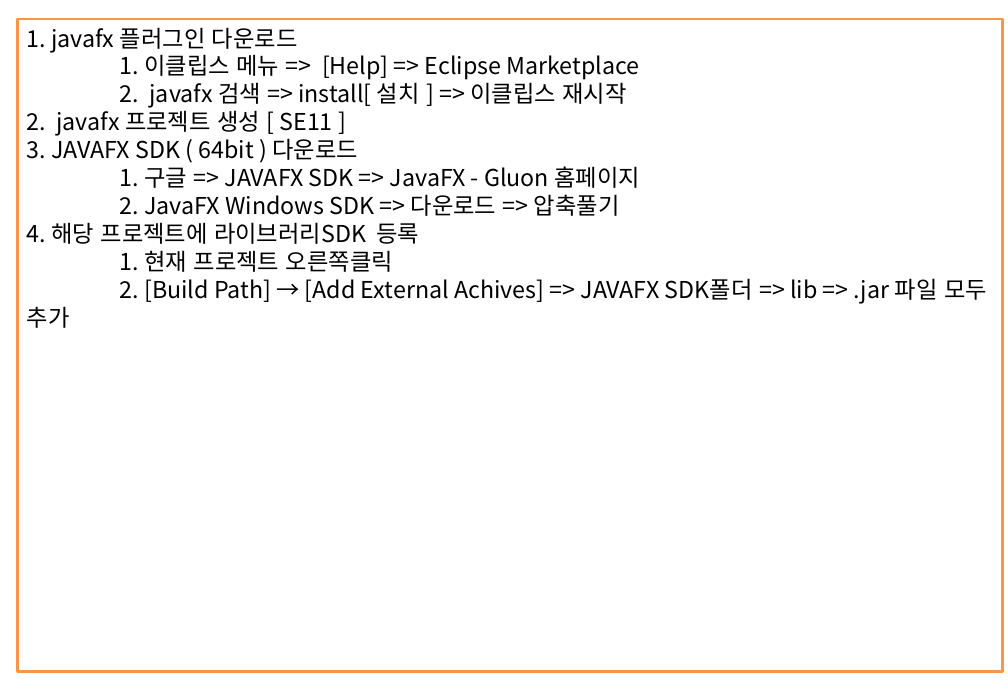
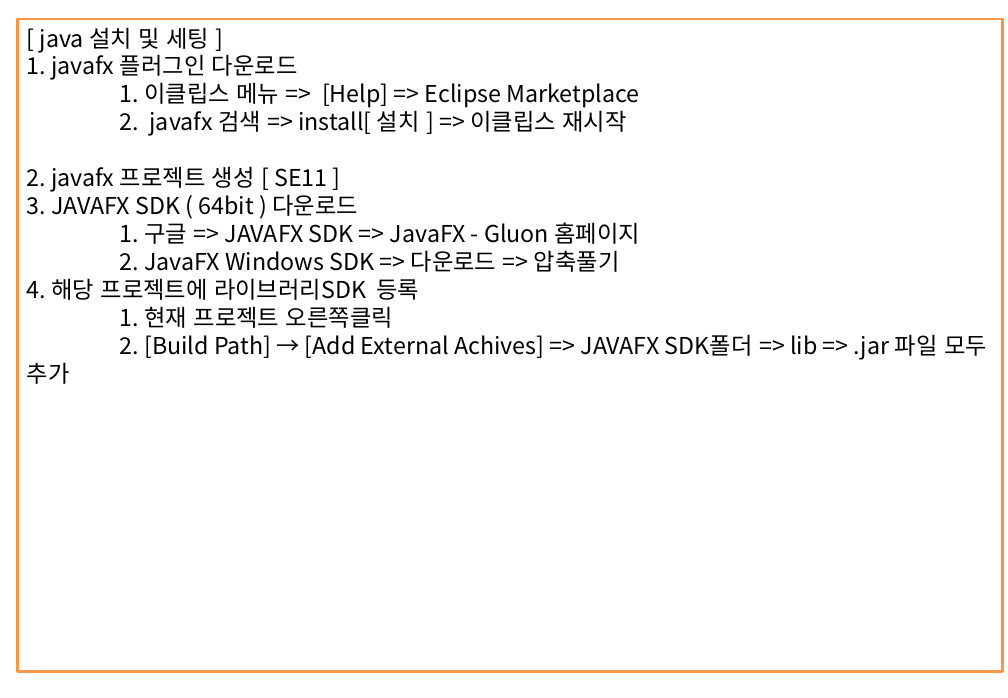
Before and after one commit to itdanja/web_ezen_1, a slide deck: slide 23 of java1/src/정리함/JAVA정리.pptx. Drawn at 1008x698 pixels with LibreOffice and Linux fonts; fonts in the diff are those of the drawing. Boxes give left, top, right and bottom in pixels: in the first picture for what was removed or moved away, otherwise in the second. Text is boxed around its words. In the diff, an @@ line names an element or a change of style, - is before the commit and + after.

```diff
--- a/java1/src/정리함/JAVA정리.pptx
+++ b/java1/src/정리함/JAVA정리.pptx
@@ text in rectangle at bbox=[40, 27, 209, 53]: paragraph added @@
+[ java 설치 및 세팅 ]
```
Also in this commit, not shown: 1 other slide changed, 2 slides added, 3 other files.
